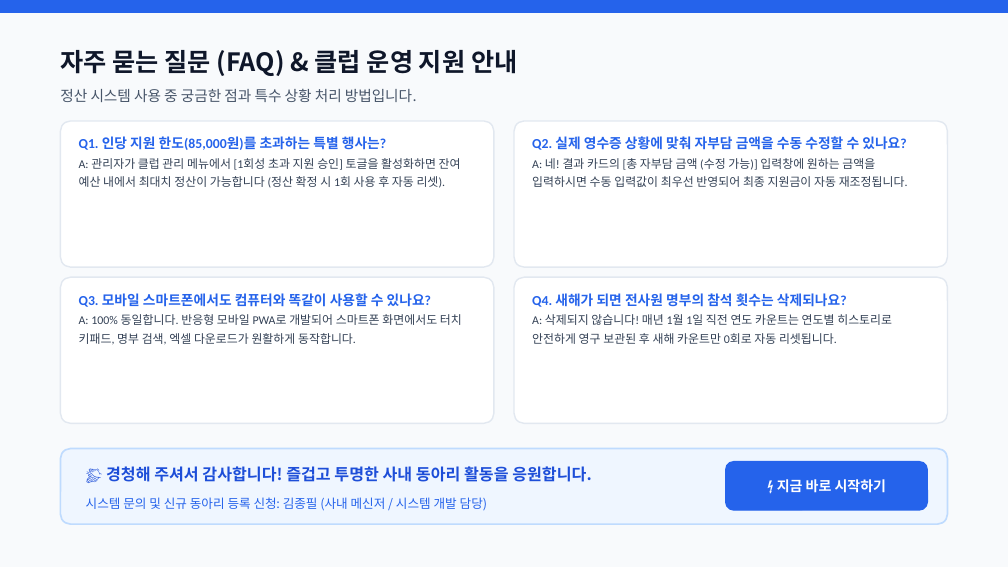
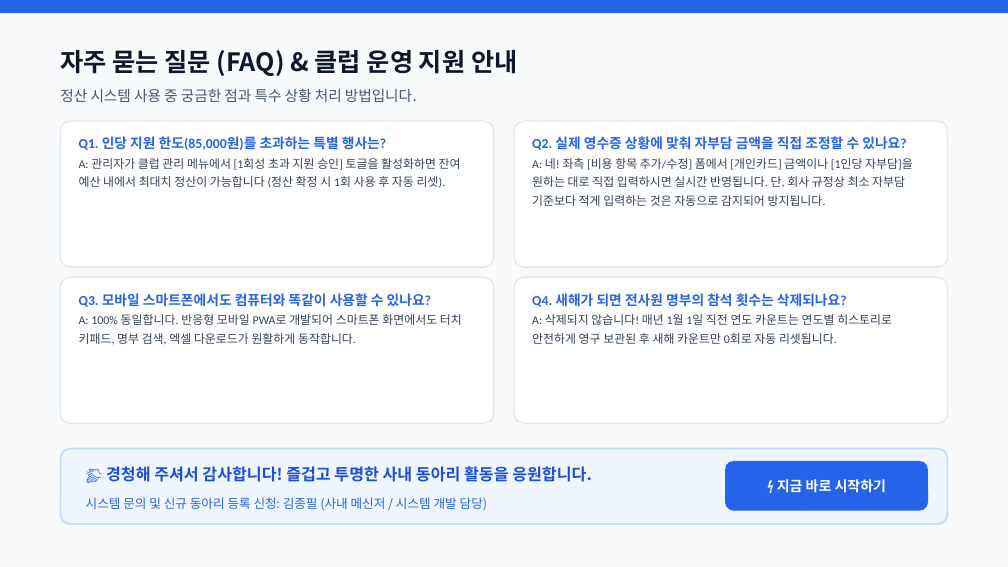
Before and after one commit to gochujangs33-dot/Club-expense, a slide deck: slide 13 of 3M_사내_클럽_비용_정산_시스템_사용_설명회.pptx. Drawn at 1008x567 pixels with LibreOffice and Linux fonts; fonts in the diff are those of the drawing. Boxes give left, top, right and bottom in pixels: in the first picture for what was removed or moved away, otherwise in the second. Text is boxed around its words. In the diff, an @@ line names an element or a change of style, - is before the commit and + after.

Commit message:
v1.6.361: 발표자료(PPTX) 및 인앱 사용법·정산 기준 모달 최신 내용 전면 동기화

```diff
--- a/3M_사내_클럽_비용_정산_시스템_사용_설명회.pptx
+++ b/3M_사내_클럽_비용_정산_시스템_사용_설명회.pptx
@@ text at <box>532,136,913,206</box>: text changed @@
-Q2. 실제 영수증 상황에 맞춰 자부담 금액을 수동 수정할 수 있나요?
-A: 네! 결과 카드의 [총 자부담 금액 (수정 가능)] 입력창에 원하는 금액을 입력하시면 수동 입력값이 최우선 반영되어 최종 지원금이 자동 재조정됩니다.
+Q2. 실제 영수증 상황에 맞춰 자부담 금액을 직접 조정할 수 있나요?
+A: 네! 좌측 [비용 항목 추가/수정] 폼에서 [개인카드] 금액이나 [1인당 자부담]을 원하는 대로 직접 입력하시면 실시간 반영됩니다. 단, 회사 규정상 최소 자부담 기준보다 적게 입력하는 것은 자동으로 감지되어 방지됩니다.
```
Also in this commit, not shown: 11 other slides changed, 14 other files.
